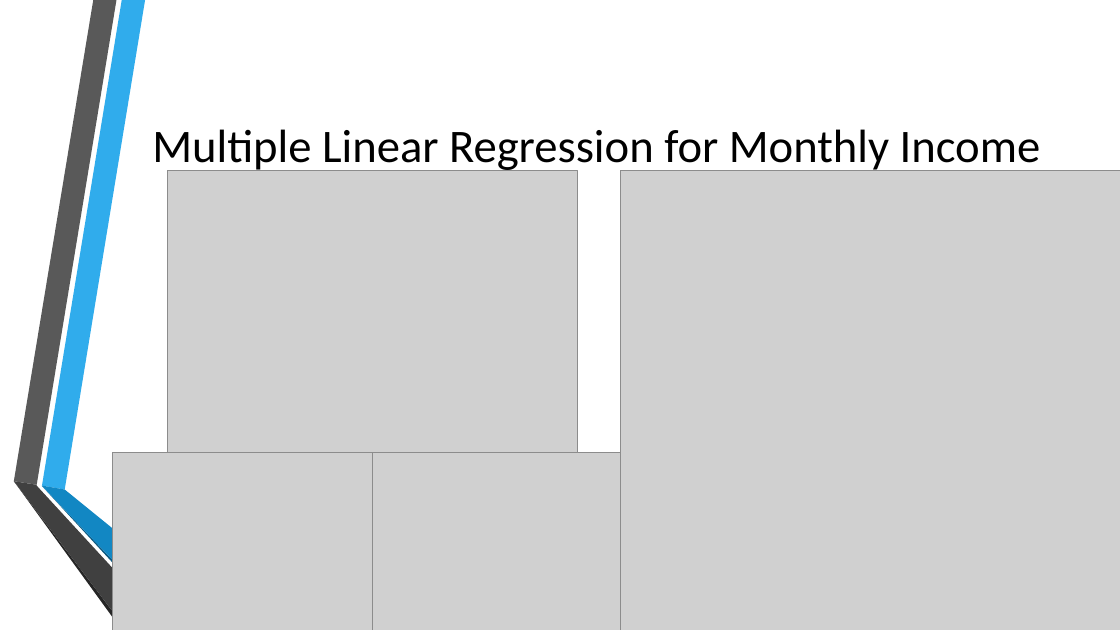
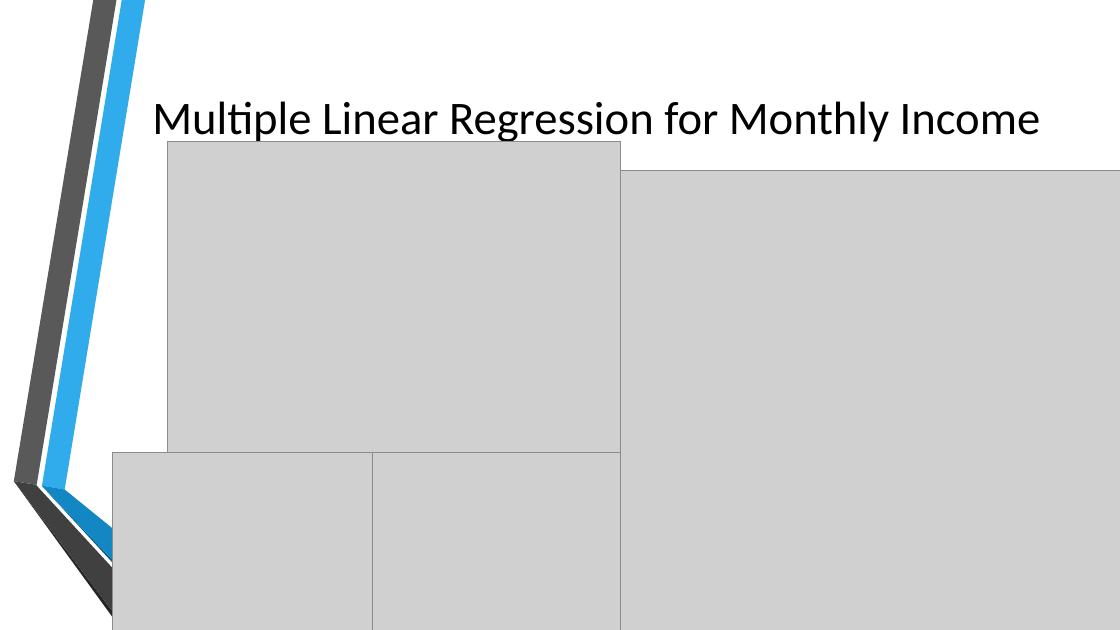
Before and after one commit to DustinBracy/CaseStudy2DDS, a slide deck: slide 17 of EDA.pptx. Drawn at 1120x630 pixels with LibreOffice and Linux fonts; fonts in the diff are those of the drawing; grey boxes stand for pictures; background and template pictures are left out. Boxes give left, top, right and bottom in pixels: in the first picture for what was removed or moved away, otherwise in the second. Text is boxed around its words. In the diff, an @@ line names an element or a change of style, - is before the commit and + after.

```diff
--- a/EDA.pptx
+++ b/EDA.pptx
@@ title "Multiple Linear Regression for Monthly ...": place and size @@
-title "Multiple Linear Regression for Monthly ..." at bbox=[152, 129, 1041, 174]
+title "Multiple Linear Regression for Monthly ..." at bbox=[152, 101, 1041, 146]
@@ picture: place and size @@
-picture at bbox=[167, 171, 577, 453]
+picture at bbox=[167, 141, 620, 453]
```
Also in this commit, not shown: 6 other slides changed.
